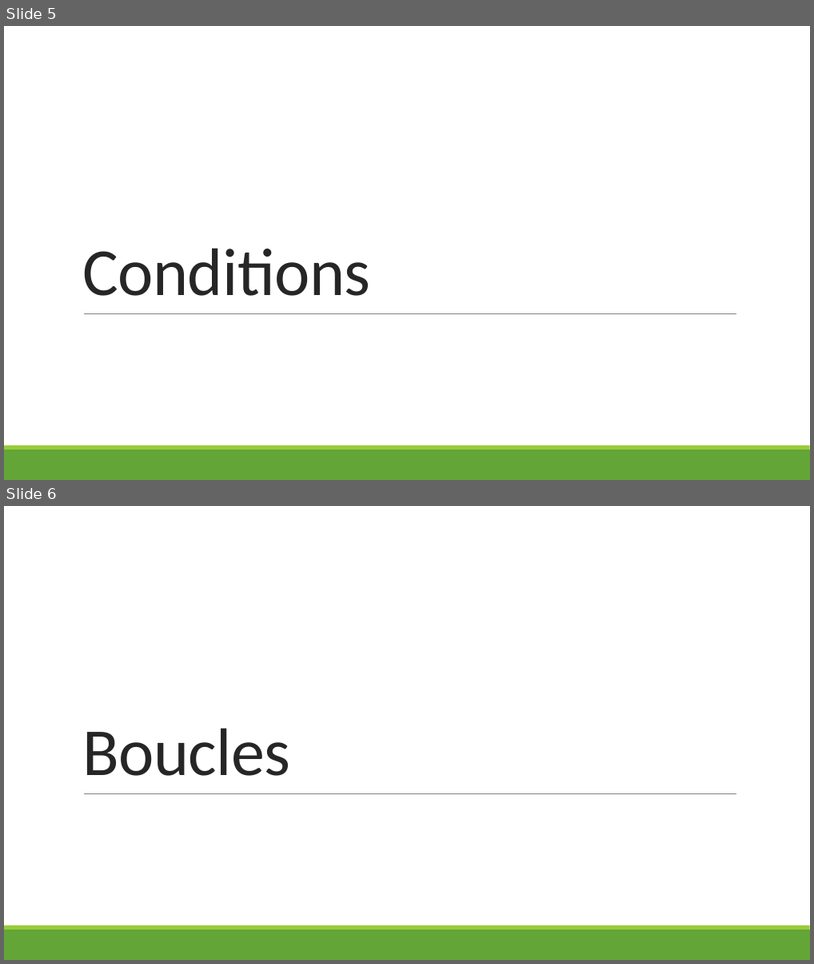
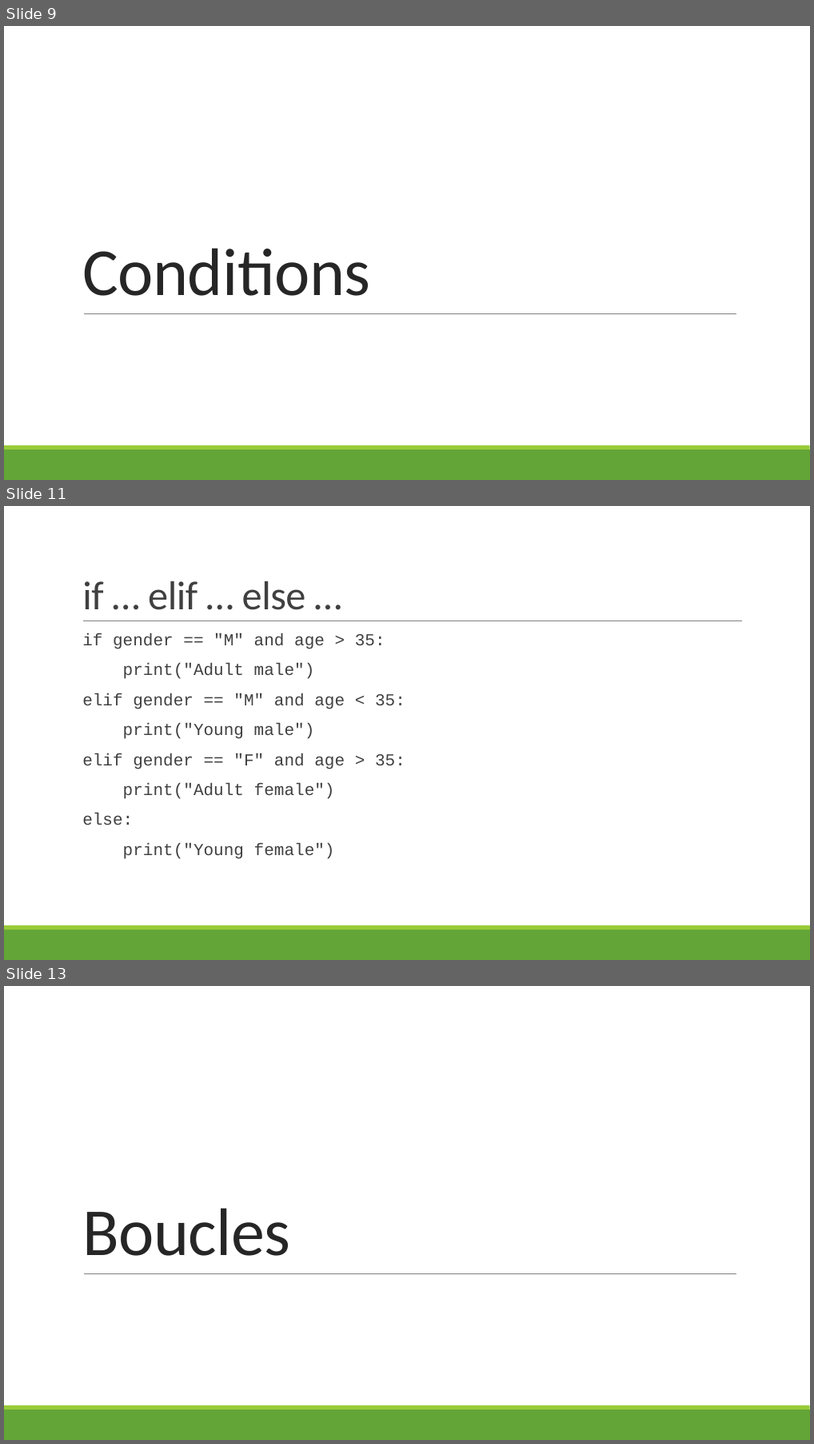
Before and after one commit to hermes-python-201910/courseware, a slide deck: slides.pptx. Shown one above the other, each under a label of ours: slides 5 and 6 before the commit, slides 9, 11 and 13 after it; the slides between them are not shown. The pictures are 814x964 and 814x1444 pixels, drawn with LibreOffice and Linux fonts; fonts in the diff are those of the drawing. Boxes give left, top, right and bottom in pixels: in the first picture for what was removed or moved away, otherwise in the second. Text is boxed around its words. In the diff, an @@ line names an element or a change of style, - is before the commit and + after.

```diff
--- a/slides.pptx
+++ b/slides.pptx
@@ slide 11 added at box(4, 506, 810, 960), background #FFFFFF; not listed: 2 template elements that a slide beside it also shows @@
@@ title added at box(82, 581, 306, 610), 48 pt, text #404040 @@
+if … elif … else …
@@ line added from (83, 621) to (742, 621), #808080 0.5 pt @@
@@ text added at box(82, 633, 406, 859), 20 pt, text #404040 @@
+  if gender == "M" and age > 35:
+  print("Adult male")
+  elif gender == "M" and age < 35:
+  print("Young male")
+  elif gender == "F" and age > 35:
+  print("Adult female")
+  else:
+  print("Young female")
@@ what was slide 5 is now slide 9 @@
@@ what was slide 6 is now slide 13 @@
```
Also in this commit, not shown: 21 other slides added, 4 slides removed.
